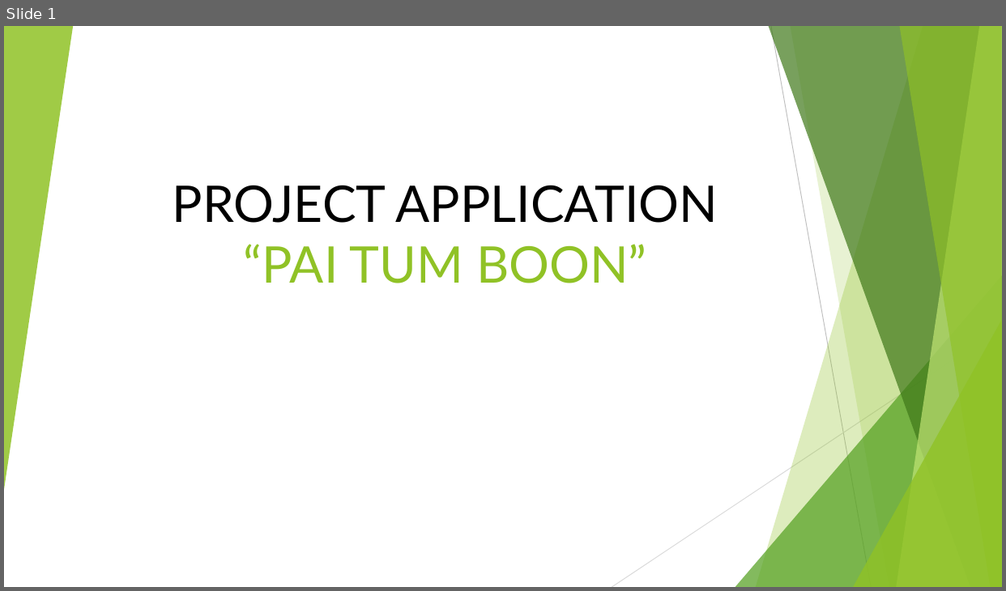
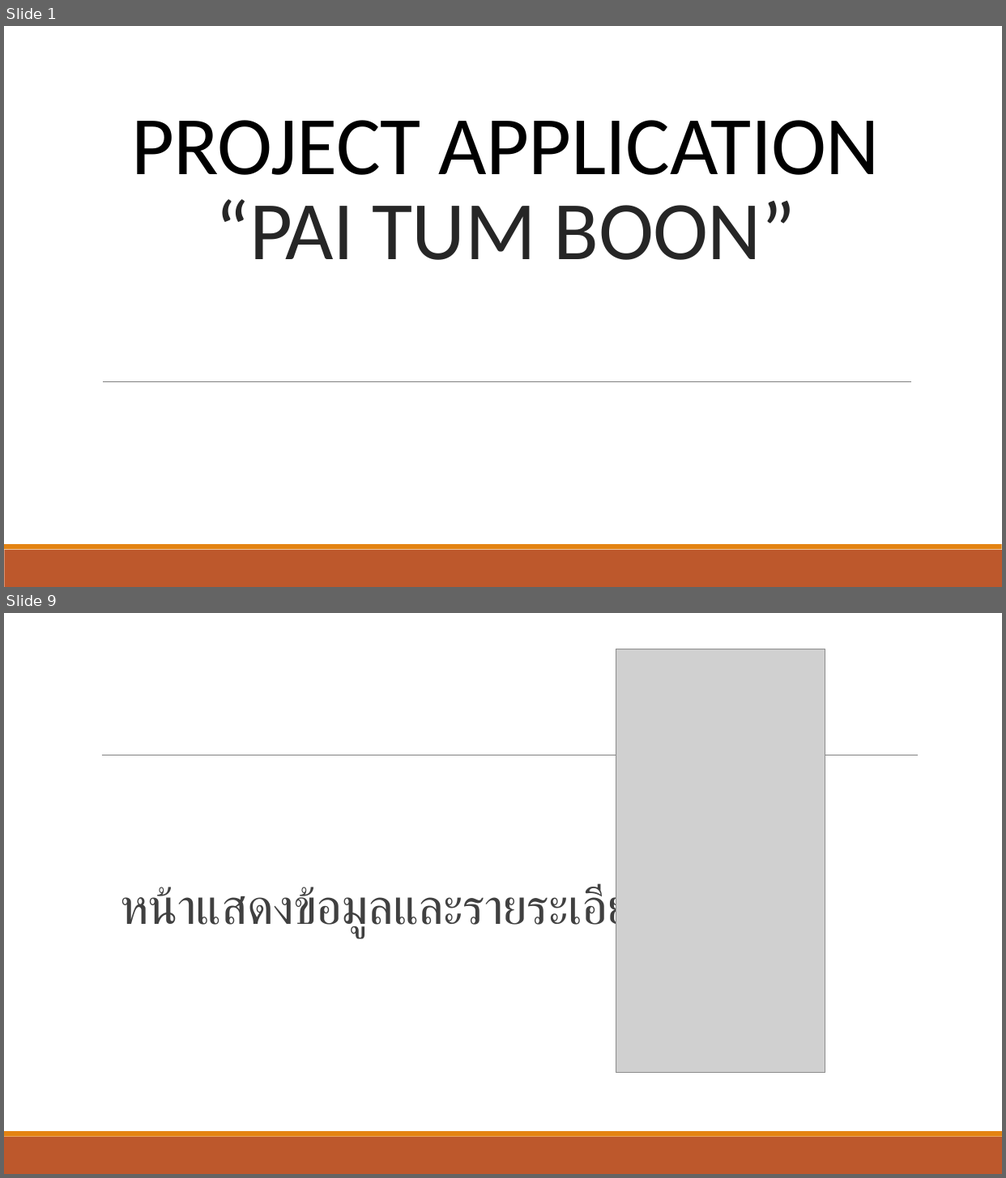
Before and after one commit to entenxl123/New, a slide deck: PROJECT.pptx. Shown one above the other, each under a label of ours: slide 1 before the commit, slides 1 and 9 after it; the slides between them are not shown. The pictures are 1006x591 and 1006x1178 pixels, drawn with LibreOffice and Linux fonts; fonts in the diff are those of the drawing; grey boxes stand for pictures. Boxes give left, top, right and bottom in pixels: in the first picture for what was removed or moved away, otherwise in the second. Text is boxed around its words. In the diff, an @@ line names an element or a change of style, - is before the commit and + after.

```diff
--- a/PROJECT.pptx
+++ b/PROJECT.pptx
@@ slide 9 added at box(4, 613, 1002, 1174), background #FFFFFF; not listed: 2 template elements that a slide beside it also shows @@
@@ picture added at box(616, 649, 825, 1072) @@
@@ line added from (102, 756) to (918, 756), #808080 0.5 pt @@
@@ title added at box(120, 885, 658, 938), 48 pt, text #404040 @@
+หน้าแสดงข้อมูลและรายระเอียด
@@ slide 1 changed as well @@
@@ group removed at box(4, 26, 1002, 587): 5 freeform shapes, 3 triangles, 2 lines @@
@@ title "PROJECT APPLICATION “PAI TUM BOON”": place and size @@
-title "PROJECT APPLICATION “PAI TUM BOON”" at box(172, 185, 718, 284)
+title "PROJECT APPLICATION “PAI TUM BOON”" at box(131, 120, 880, 260)
@@ title "PROJECT APPLICATION “PAI TUM BOON”" at box(131, 120, 880, 260): size 48.6 to 80 pt, font Lato to Calibri, letter spacing 0 to -0.5 pt; text colour #90C226 to #262626 in "“PAI TUM BOON”"; line spacing 1 to 0.85 @@
@@ line added from (103, 382) to (911, 382), #808080 0.5 pt @@
@@ rectangle added at box(4, 550, 1002, 587), fill #BD582C @@
@@ rectangle added at box(4, 544, 1002, 550), fill #E48312 @@
```
Also in this commit, not shown: 4 other slides changed, 4 other slides added, 4 slides removed, 2 other files.
